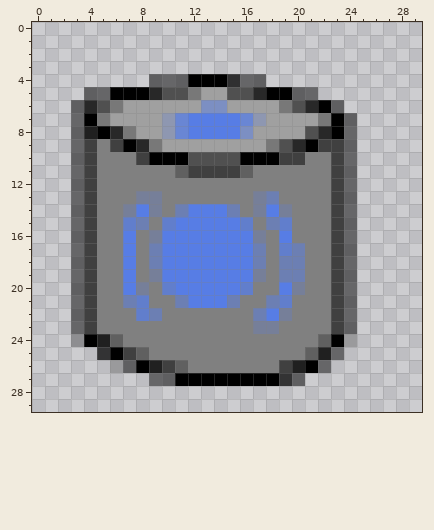
File history of a pixel-art sprite, img/icons/fuel.png. Above, as it was before the edit.
The file is 30x30 pixels.
Once edited:
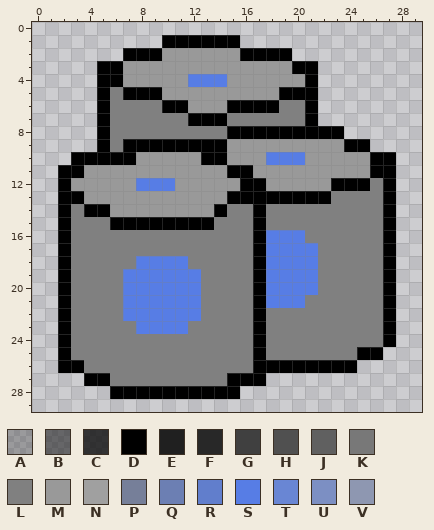
Palette (. is transparent): A #00000040  B #00000080  C #000000bf  D #000000  E #202020  F #282828  G #404040  H #505050  J #606060  K #787878  L #808080  M #999999  N #a0a0a0  P #767f99  Q #6c7fb3  R #617ecc  S #577de5  T #6986d4  U #7c8fc3  V #8e97b1
Change:
Changed rows in their new state; - is an unchanged pixel.
first column x 2:
 1 --------DDDDDD------------
 2 -----DDDMMMMMMDDDD--------
 3 ---DDMMMMMMMMMMMMMDD------
 4 ---DDMMMMMSSSMMMMMMD------
 5 --.DL--DMMMMMMMMM-DD------
 6 -..DLLLLDDMMMDDDDLLD..----
 7 -..DLLLLLLDDDLLLLLLD...---
 8 -..-LLLLLLLLLDDDDDDDD-.---
 9 -..DL-DDDDDDDMMMMMMMMMDD--
10 -DDDDDMMMMMDDMMMSSSMMMMMDD
11 DDMMMMMMMMMMMDDMMMMMMMMMDD
12 DMMMMMSSSMMMMMDDMMMMMDDDLD
13 DDMMMMMMMMMMMDDDDDDDDLLLLD
14 DLDDMMMMMMMMDL-DLL---LLLLD
15 DLL-DDDDDDDDLLLDLL---LLLLD
16 DLL--L-LLLLLLLLDS-S--LLLLD
17 DLL--L-LLLLLLLLDSSSS-LLLLD
18 DLL--LSS--LLLLLDSSSS-LLLLD
19 DLL---SS---LLLLDSSSS-LLLLD
20 DLL---SSS--LLLLDS-SS-LLLLD
21 DLL--SSSSS-LLL-DSSS--LLLLD
22 DLL--SSSSSS----DLL---LLLLD
23 DLL---SSSS-----DL----LLLLD
24 DLLLL----------D----LLLLLD
25 DLLLLLL--------D---LLLLDD-
26 DDLLLLLLLL-----DDDD-DDD---
27 --DDLLLLLLLLL---...-------
28 ----DDDDDDDDDD------------
Boxes around the changes in both pictures, in picture pixels (x1, y1, x2, y2):
changed: (58, 35, 396, 399)
